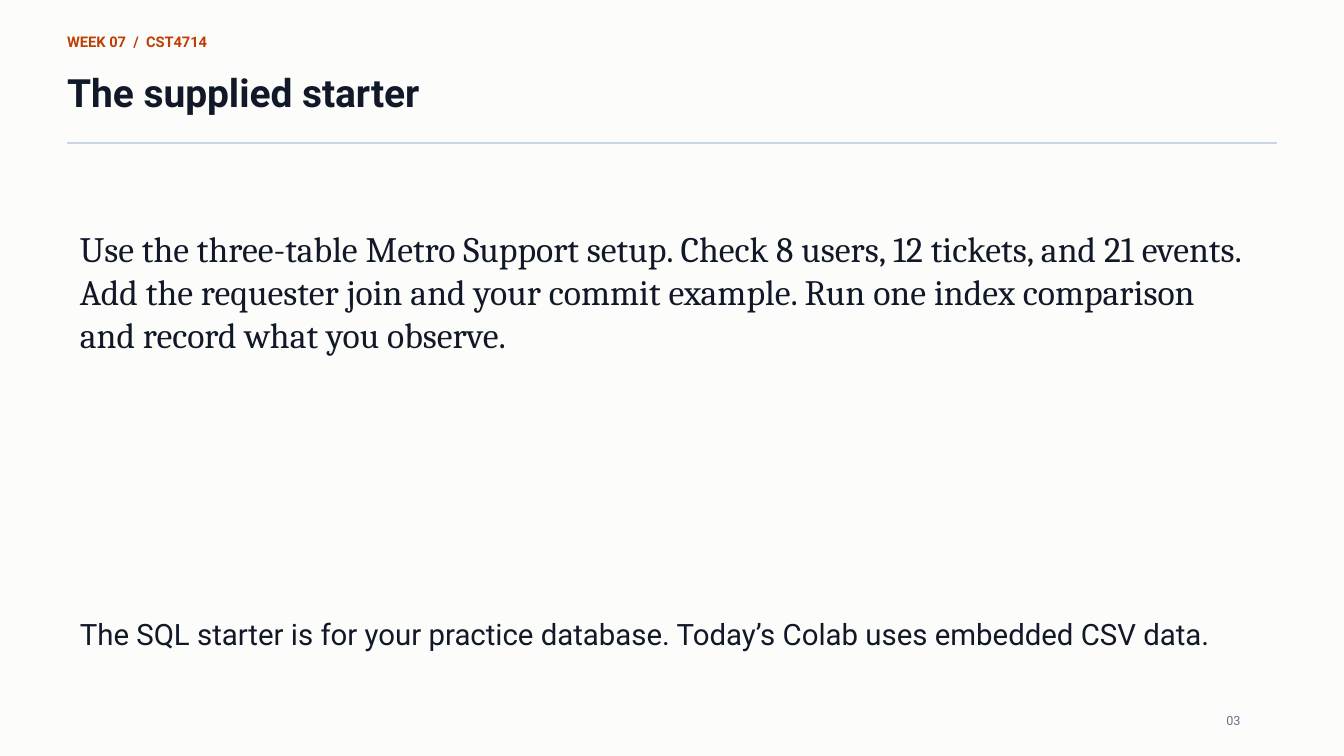
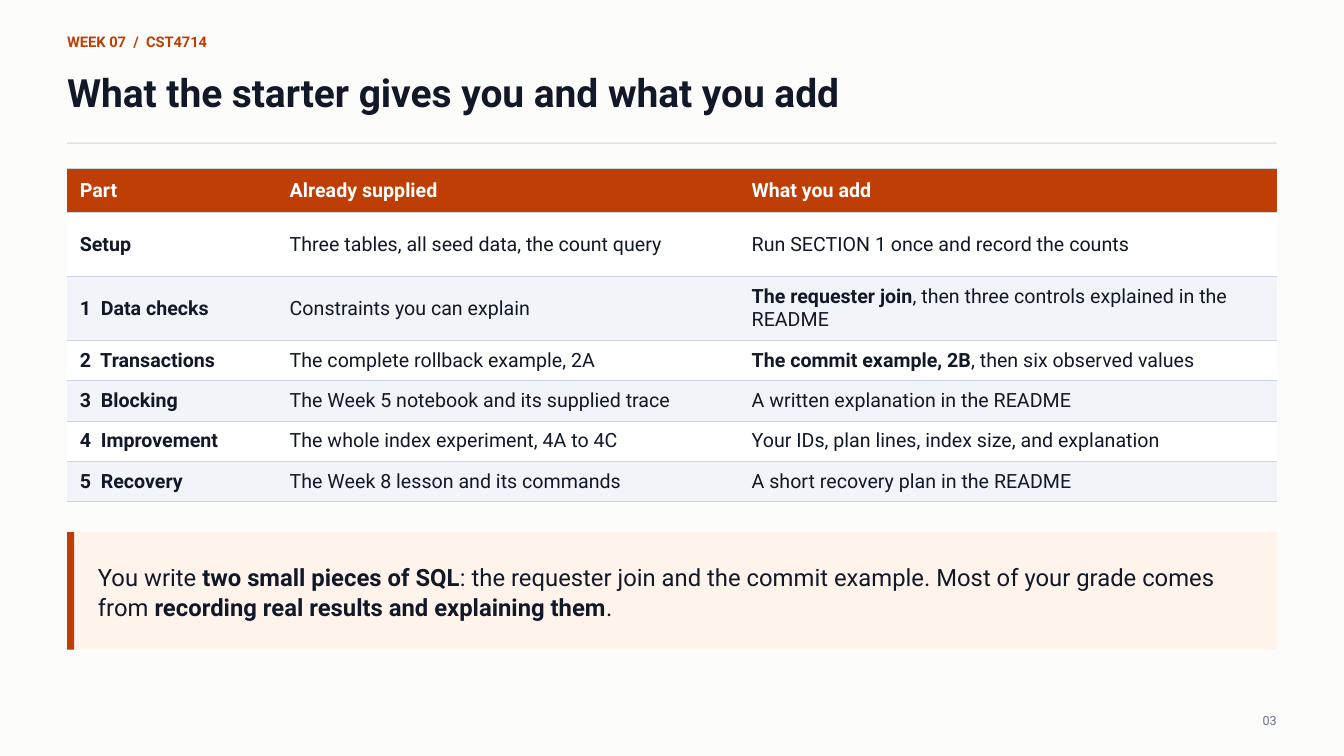
Before and after one commit to lolusername/CST4714_DB_admin, a slide deck: slide 3 of week_07/week_07_query_plans_index_design.pptx. Drawn at 1344x756 pixels with LibreOffice and Linux fonts; fonts in the diff are those of the drawing. Boxes give left, top, right and bottom in pixels: in the first picture for what was removed or moved away, otherwise in the second. Text is boxed around its words. In the diff, an @@ line names an element or a change of style, - is before the commit and + after.

```diff
--- a/week_07/week_07_query_plans_index_design.pptx
+++ b/week_07/week_07_query_plans_index_design.pptx
@@ text at [67, 77, 839, 116]: text changed @@
-The supplied starter
+What the starter gives you and what you add
@@ rectangle at [68, 143, 1277, 144]: outline #CBD5E1 0 pt to none @@
@@ table added at [68, 168, 1276, 502], 7 rows, 3 columns @@
+Part | Already supplied | What you add
+Setup | Three tables, all seed data, the count query | Run SECTION 1 once and record the counts
+1 Data checks | Constraints you can explain | The requester join, then three controls explained in the README
+2 Transactions | The complete rollback example, 2A | The commit example, 2B, then six observed values
+3 Blocking | The Week 5 notebook and its supplied trace | A written explanation in the README
+4 Improvement | The whole index experiment, 4A to 4C | Your IDs, plan lines, index size, and explanation
+5 Recovery | The Week 8 lesson and its commands | A short recovery plan in the README
@@ text removed at [80, 237, 1242, 356] @@
-Use the three-table Metro Support setup. Check 8 users, 12 tickets, and 21 events. Add the requester join and your commit example. Run one index comparison and record what you observe.
@@ rectangle added at [68, 532, 1277, 650], fill #FFF4EC @@
@@ rectangle added at [68, 532, 75, 650], fill #BF3E05 @@
@@ text added at [98, 568, 1214, 621], 17 pt, text #111827 @@
+You write two small pieces of SQL: the requester join and the commit example. Most of your grade comes from recording real results and explaining them.
@@ text removed at [80, 622, 1209, 652] @@
-The SQL starter is for your practice database. Today’s Colab uses embedded CSV data.
@@ text "03" at [1263, 716, 1277, 725]: alignment left to right @@
```
Also in this commit, not shown: 2 other slides changed, 16 slides added, 2 slides removed, 5 other files.
